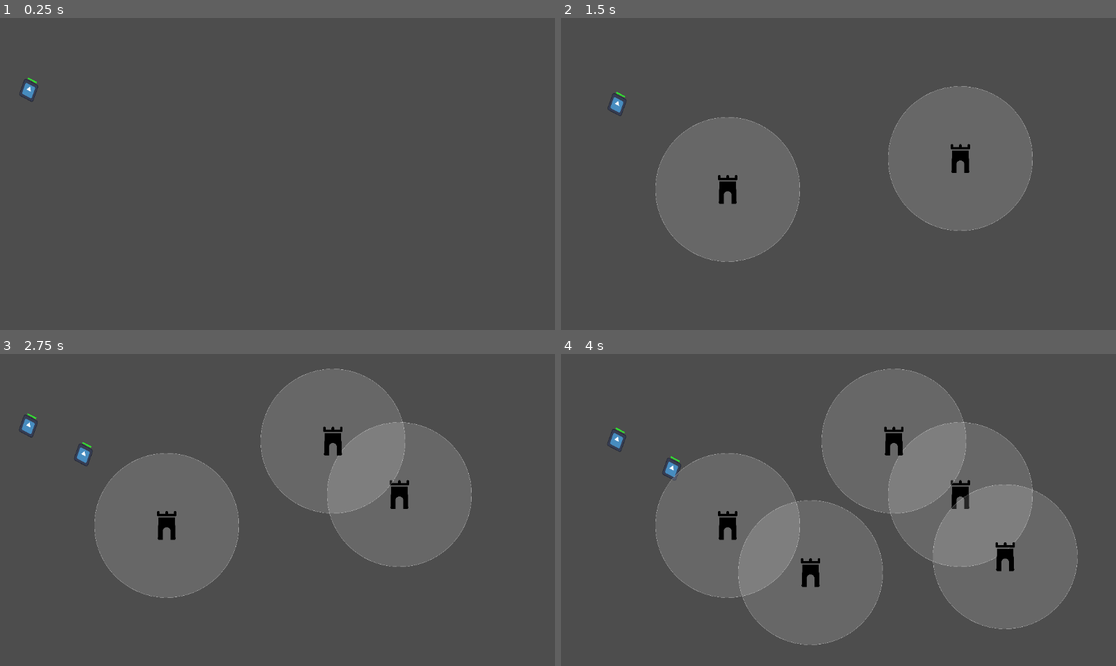
Above: before the commit, frames 1-4 (two rows, left to right).
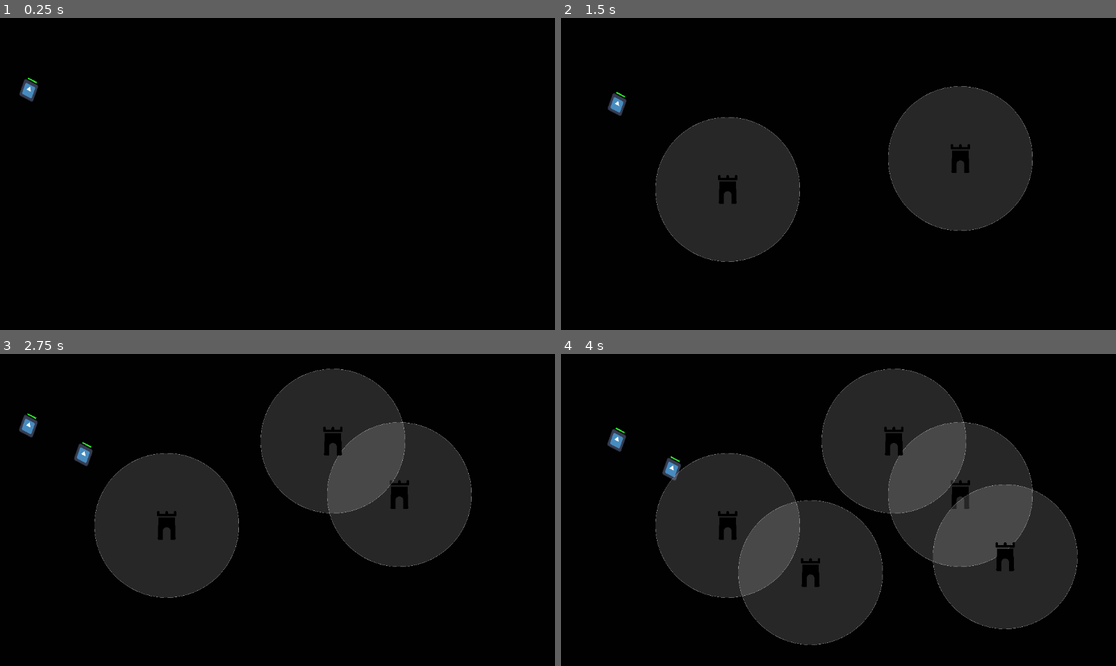
Above: after the commit, the same moments.

Repository: theteng/tower-defence-game
Game: Godot game, scene res://game.tscn
The game is run twice, just before and just after one commit, with the same random seed, the same clock (stepped at 60 frames per second) and the same inputs. The engine's default icon, where the game draws it, is replaced by a stand-in: a white triangle on a blue panel in a dark square.
Inputs (mouse positions are in pixels of both pictures, inside the frame that each line leads up to):
- Up to frame 1 (0.25 s): no input
- Up to frame 2 (1.5 s): move the mouse to (960, 158) at 0.52 s; click (960, 158) at 0.67 s; move the mouse to (727, 189) at 1.27 s; click (727, 189) at 1.42 s
- Up to frame 3 (2.75 s): move the mouse to (333, 441) at 2.02 s; click (333, 441) at 2.17 s
- Up to frame 4 (4 s): move the mouse to (810, 572) at 2.77 s; click (810, 572) at 2.92 s; move the mouse to (1005, 556) at 3.52 s; click (1005, 556) at 3.67 s

The runs differ from the first frame. In frame 1, 100% of the frame differs, in the area x 0-100%, y 0-100%; in frame 2, 99%; in frame 3, 99%; in frame 4, 99%.

Commit message:
feat: add game background

Diff:
--- a/game.tscn
+++ b/game.tscn
@@ -22,6 +22,28 @@
 position = Vector2(2000, 500)
 zoom = Vector2(0.3, 0.3)
 
+[node name="BackgroundLayer" type="CanvasLayer" parent="."]
+layer = -1
+
+[node name="BackgroundUI" type="Control" parent="BackgroundLayer"]
+layout_mode = 3
+anchors_preset = 15
+anchor_right = 1.0
+anchor_bottom = 1.0
+grow_horizontal = 2
+grow_vertical = 2
+mouse_filter = 2
+
+[node name="Starfield" type="ColorRect" parent="BackgroundLayer/BackgroundUI"]
+layout_mode = 1
+anchors_preset = 15
+anchor_right = 1.0
+anchor_bottom = 1.0
+grow_horizontal = 2
+grow_vertical = 2
+mouse_filter = 2
+color = Color(0.004899827, 0.004899827, 0.004899827, 1)
+
 [node name="Path2D" type="Path2D" parent="."]
 position = Vector2(352.9177, 0)
 scale = Vector2(0.8229242, 1)
